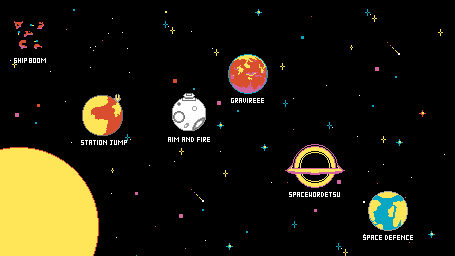
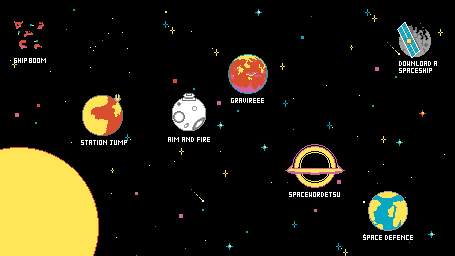
The second w=455, h=256 image is a revision of the first. Changes to its layers:
added layer "DownloadASpaceship" above "Aim&Fire" over [left=397, top=22, right=437, bottom=73]
